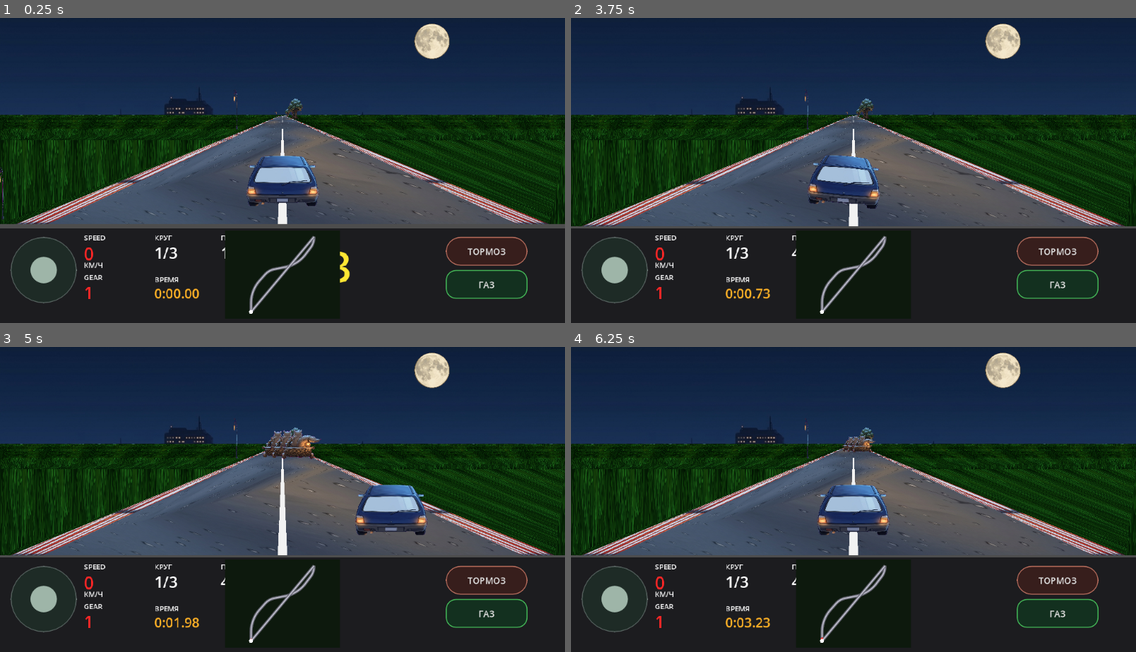
Above: before the commit, frames 1-4 (two rows, left to right).
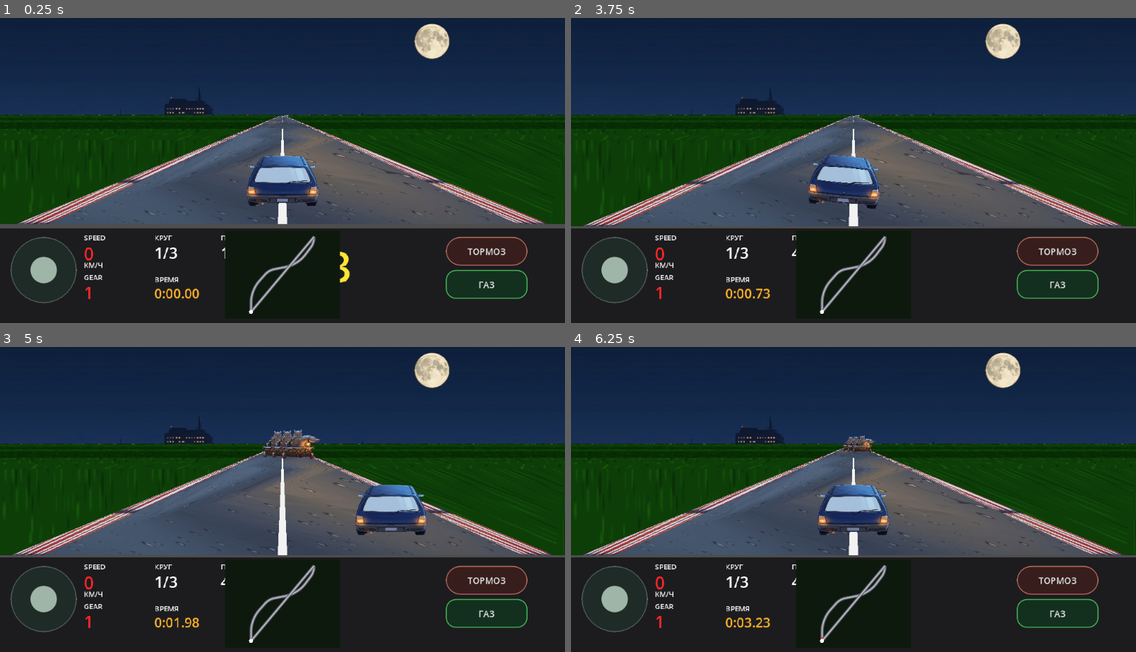
Above: after the commit, the same moments.

Repository: masterofmagic234/Arkon
Game: Godot game, scene res://scenes/level2_pseudo3d.tscn
The game is run twice, just before and just after one commit, with the same random seed, the same clock (stepped at 60 frames per second) and the same inputs. This scene is started directly instead of the project's main scene.
Inputs (mouse positions are in pixels of both pictures, inside the frame that each line leads up to):
- Up to frame 1 (0.25 s): no input
- Up to frame 2 (3.75 s): click "ТОРМОЗ" at 0.5 s; click "ГАЗ" at 1.25 s; tap Enter at 2, 3.5 s; move the mouse to (977, 149) at 2.02 s; hold D (race_right) 2.03-2.75 s; click (977, 149) at 2.17 s; tap Space at 2.75 s; drag from (740, 179) to (825, 228) at 2.77 s; move the mouse to (910, 94) at 3.52 s; hold D (race_right) from 3.53 s (still down)
- Up to frame 3 (5 s): release D (race_right) at 4.25 s; drag from (254, 557) to (113, 444) at 4.27 s
- Up to frame 4 (6.25 s): move the mouse to (1023, 542) at 5.02 s; hold A (race_left) 5.03-5.75 s; drag from (684, 444) to (768, 414) at 5.77 s

The runs differ from the first frame. In frame 1, 4.2% of the frame differs, in the area x 0-100%, y 23-68%; in frame 2, 4.2%; in frame 3, 4.0%; in frame 4, 4.1%.

Commit message:
Fix Level 2 grass scale and anchor roadside props to world segments

Diff:
--- a/scripts/race_renderer_pseudo3d.gd
+++ b/scripts/race_renderer_pseudo3d.gd
@@ -46,6 +46,7 @@
 var city_texture: Texture2D
 var moon_texture: Texture2D
 var grass_texture: Texture2D
+var grass_far_texture: Texture2D
 var asphalt_texture: Texture2D
 var rumble_texture: Texture2D
 var oak_texture: Texture2D
@@ -83,7 +84,8 @@
     sidx.resize(FAR_SEGMENTS)
     city_texture = _find_tex(["res://assets/city_night.png", "res://city_night.png"])
     moon_texture = _find_tex(["res://assets/moon.png", "res://moon.png"])
-    grass_texture = _find_tex(["res://assets/grass_tile.png", "res://assets/grass.png"])
+    grass_texture = _find_tex(["res://assets/grass.png", "res://assets/grass_tile.png"])
+    grass_far_texture = _find_tex(["res://assets/grass_tile.png", "res://assets/grass.png"])
     asphalt_texture = _find_tex(["res://assets/asphalt.png", "res://asphalt.png"])
     rumble_texture = _find_tex(["res://assets/rumble.png", "res://rumble.png"])
     oak_texture = _find_tex(["res://assets/oak_tree.png", "res://oak_tree.png"])
@@ -223,9 +225,9 @@
     # Paint the ground below the horizon first. The road is drawn afterwards,
     # so this remains only the visible side field, while also covering the
     # near-camera projection area where samples collapse onto the same Y.
-    if grass_texture != null:
+    if grass_far_texture != null:
         draw_texture_rect(
-            grass_texture,
+            grass_far_texture,
             Rect2(0.0, horizon_y, w, h - horizon_y),
             true,
             Color(0.78, 0.88, 0.78, 1.0)
@@ -373,29 +375,64 @@
     if oak_texture == null and pine_texture == null and lamp_texture == null:
         return
 
-    # Sparse roadside props: enough to establish the NES roadside silhouette
-    # without turning every segment into a transparent-texture draw call.
-    var i: int = FAR_SEGMENTS - 6
-    while i >= 0:
-        if ssy[i] > horizon_y + 2.0:
-            var road_cx: float = ssx[i]
-            var road_half: float = shw[i]
-            var prop_scale: float = clampf(road_half / 85.0, 0.10, 1.55)
-            var side: float = -1.0 if posmod(sidx[i], 2) == 0 else 1.0
-            # Roadside distance is a world-space offset, not a percentage of
-            # road width. This keeps props beside the road as perspective grows.
-            var dz: float = (float(i) / float(VISUAL_SUBDIVISIONS) - clampf(player_car.segment_progress, 0.0, 0.9999)) * RaceLevelData.SEGMENT_HEIGHT + CAMERA_BEHIND
-            dz = maxf(1.0, dz)
-            var prop_screen_offset: float = (CAMERA_DEPTH / dz) * w * 0.18
-            var outer_x: float = road_cx + side * (road_half + prop_screen_offset)
-
-            if posmod(sidx[i], 6) == 0 and lamp_texture != null:
-                _draw_billboard(lamp_texture, outer_x, ssy[i], 34.0 * prop_scale, 92.0 * prop_scale)
-            elif posmod(sidx[i], 3) == 0:
-                var tree_tex: Texture2D = pine_texture if (posmod(sidx[i] / 3, 2) == 0 and pine_texture != null) else oak_texture
-                if tree_tex != null:
-                    _draw_billboard(tree_tex, outer_x, ssy[i], 110.0 * prop_scale, 150.0 * prop_scale)
-        i -= 3
+    # Props are anchored to WORLD segments, not to the renderer's fixed visual
+    # sample indices. The same tree/lamp therefore moves continuously toward
+    # the camera instead of being replaced by a new prop every segment.
+    var cam_seg: int = player_car.segment_index % track_size
+    var cam_progress: float = clampf(player_car.segment_progress, 0.0, 0.9999)
+
+    const FIRST_PROP_OFFSET: int = 2
+    const LAST_PROP_OFFSET: int = 64
+    const PROP_SPACING: int = 3
+    const PROP_WORLD_OFFSET: float = 2.4
+    const TREE_WORLD_WIDTH: float = 5.5
+    const TREE_WORLD_HEIGHT: float = 8.0
+    const LAMP_WORLD_WIDTH: float = 1.2
+    const LAMP_WORLD_HEIGHT: float = 7.0
+
+    var world_offset: int = LAST_PROP_OFFSET
+    while world_offset >= FIRST_PROP_OFFSET:
+        # Convert the world-segment position into the already projected
+        # subsegment arrays. Fractional progress is preserved.
+        var visual_pos: float = (float(world_offset) - cam_progress) * float(VISUAL_SUBDIVISIONS)
+        var i0: int = int(floor(visual_pos))
+        var t: float = visual_pos - float(i0)
+
+        if i0 >= 0 and i0 + 1 < FAR_SEGMENTS:
+            var road_cx: float = lerpf(ssx[i0], ssx[i0 + 1], t)
+            var road_half: float = lerpf(shw[i0], shw[i0 + 1], t)
+            var screen_y: float = lerpf(ssy[i0], ssy[i0 + 1], t)
+
+            if screen_y > horizon_y + 2.0 and screen_y < 496.0:
+                var dz: float = (float(world_offset) - cam_progress) * RaceLevelData.SEGMENT_HEIGHT + CAMERA_BEHIND
+                dz = maxf(1.0, dz)
+                var perspective_scale: float = CAMERA_DEPTH / dz
+                var screen_world_scale: float = perspective_scale * w * ROAD_SCREEN_SCALE
+
+                # Keep a real world-space shoulder distance. It grows/shrinks
+                # with perspective together with the road, rather than jumping
+                # when the road width changes.
+                var side: float = -1.0 if posmod(cam_seg + world_offset, 2) == 0 else 1.0
+                var outer_x: float = road_cx + side * (
+                    road_half + screen_world_scale * PROP_WORLD_OFFSET
+                )
+
+                var prop_seg: int = posmod(cam_seg + world_offset, track_size)
+
+                if posmod(prop_seg, 6) == 0 and lamp_texture != null:
+                    var lamp_w: float = clampf(screen_world_scale * LAMP_WORLD_WIDTH, 7.0, 90.0)
+                    var lamp_h: float = clampf(screen_world_scale * LAMP_WORLD_HEIGHT, 12.0, 220.0)
+                    _draw_billboard(lamp_texture, outer_x, screen_y, lamp_w, lamp_h)
+                elif posmod(prop_seg, 3) == 0:
+                    var tree_tex: Texture2D = pine_texture if (
+                        posmod(prop_seg / 3, 2) == 0 and pine_texture != null
+                    ) else oak_texture
+                    if tree_tex != null:
+                        var tree_w: float = clampf(screen_world_scale * TREE_WORLD_WIDTH, 10.0, 280.0)
+                        var tree_h: float = clampf(screen_world_scale * TREE_WORLD_HEIGHT, 14.0, 380.0)
+                        _draw_billboard(tree_tex, outer_x, screen_y, tree_w, tree_h)
+
+        world_offset -= PROP_SPACING
 
 func _draw_ai_cars(w: float, h: float, horizon_y: float) -> void:
     if player_car == null:
